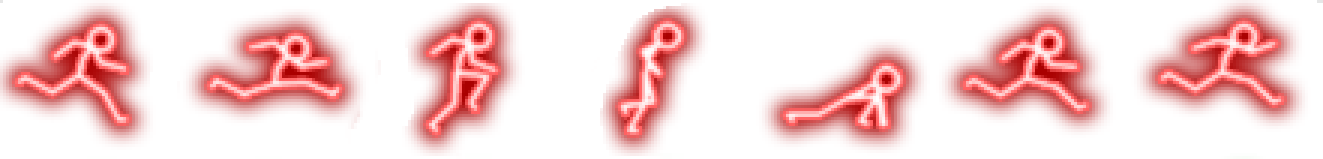
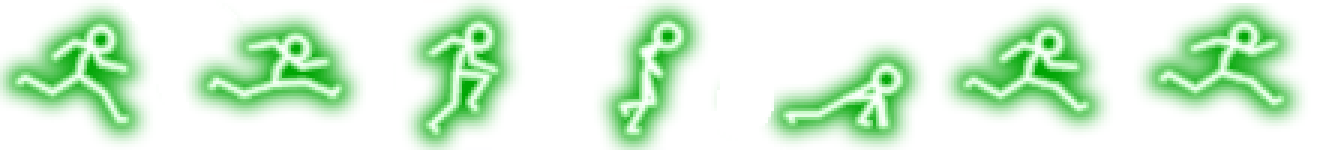
Layered file, before and after one edit (1323×159). Changes by layer:
showed "Layer 2" over [0, 0, 1308, 150]
hid "Layer 1" over [0, 0, 1323, 159]
